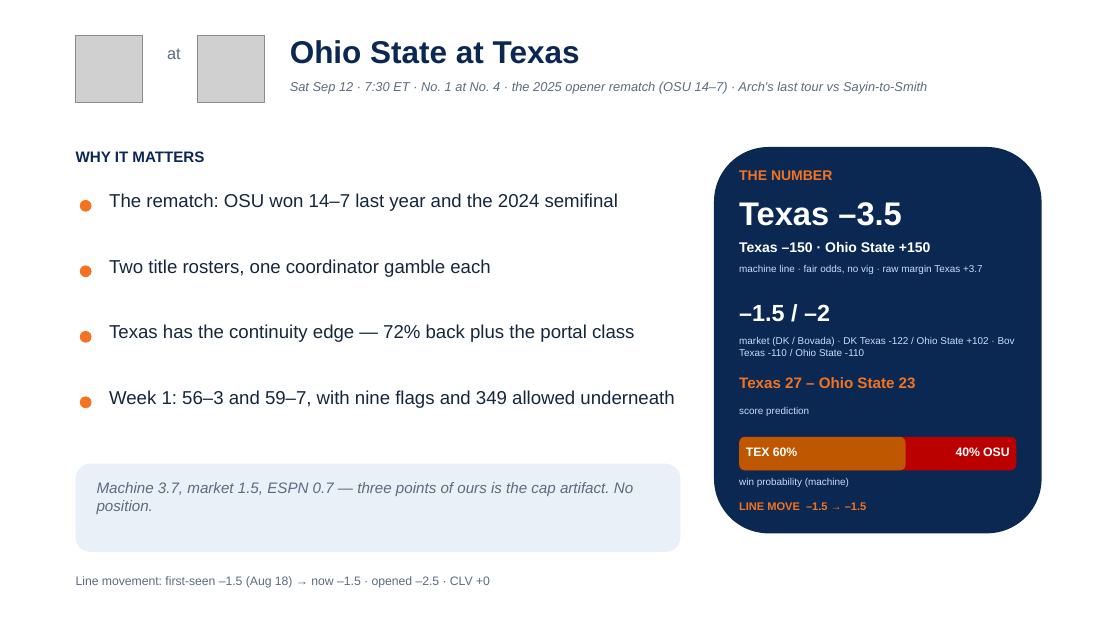
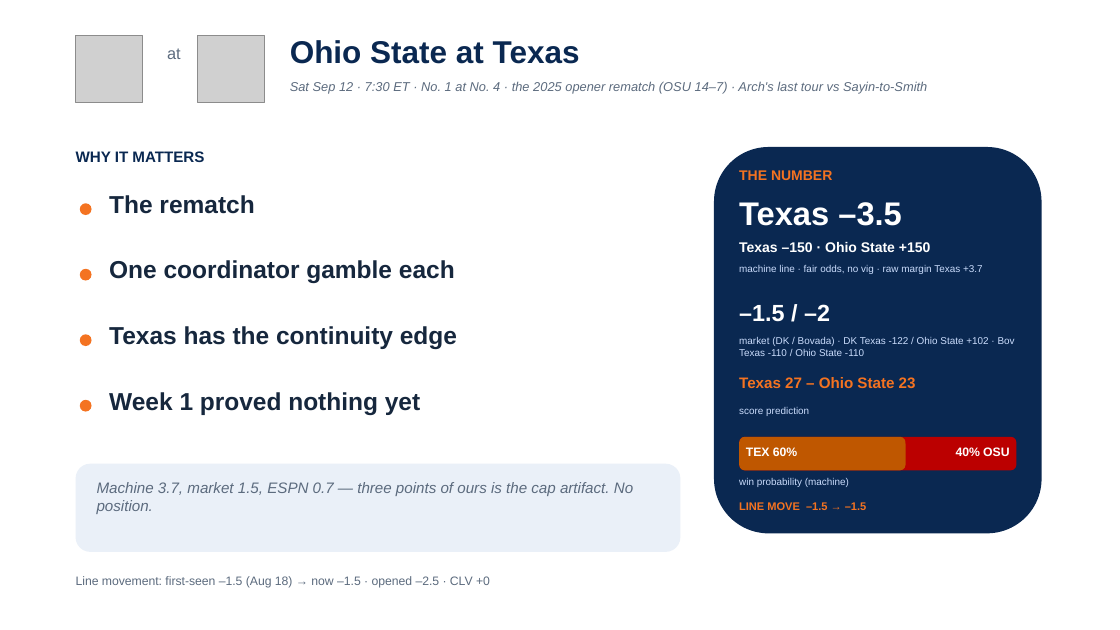
Before and after one commit to lucasalvarezflorida-lab/ncaa-fbs-analytics, a slide deck: slide 18 of decks/2026_Week2_Episode3.pptx. Drawn at 1120x630 pixels with LibreOffice and Linux fonts; fonts in the diff are those of the drawing; grey boxes stand for pictures. Boxes give left, top, right and bottom in pixels: in the first picture for what was removed or moved away, otherwise in the second. Text is boxed around its words. In the diff, an @@ line names an element or a change of style, - is before the commit and + after.

```diff
--- a/decks/2026_Week2_Episode3.pptx
+++ b/decks/2026_Week2_Episode3.pptx
@@ text at [109,195,254,214]: text changed; size 16 to 21 pt; bold on @@
-The rematch: OSU won 14–7 last year and the 2024 semifinal
+The rematch
@@ ellipse: place and size @@
-ellipse at [80,266,92,277]
+ellipse at [80,269,92,281]
@@ text at [109,260,455,283]: text changed; size 16 to 21 pt; bold on @@
-Two title rosters, one coordinator gamble each
+One coordinator gamble each
@@ text at [109,326,457,349]: text changed; size 16 to 21 pt; bold on @@
-Texas has the continuity edge — 72% back plus the portal class
+Texas has the continuity edge
@@ ellipse: place and size @@
-ellipse at [80,397,92,408]
+ellipse at [80,400,92,412]
@@ text at [109,392,420,415]: text changed; size 16 to 21 pt; bold on @@
-Week 1: 56–3 and 59–7, with nine flags and 349 allowed underneath
+Week 1 proved nothing yet
```
Also in this commit, not shown: 4 other slides changed, 1 other file.
